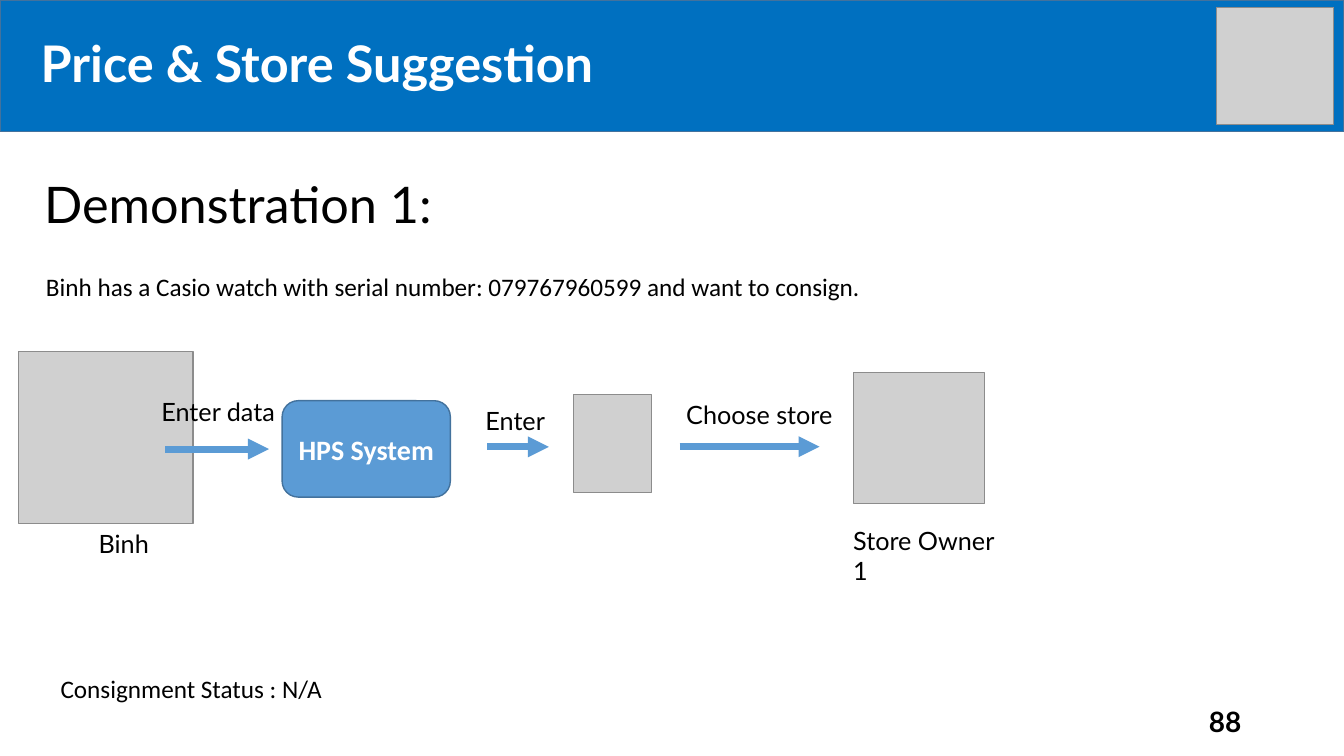
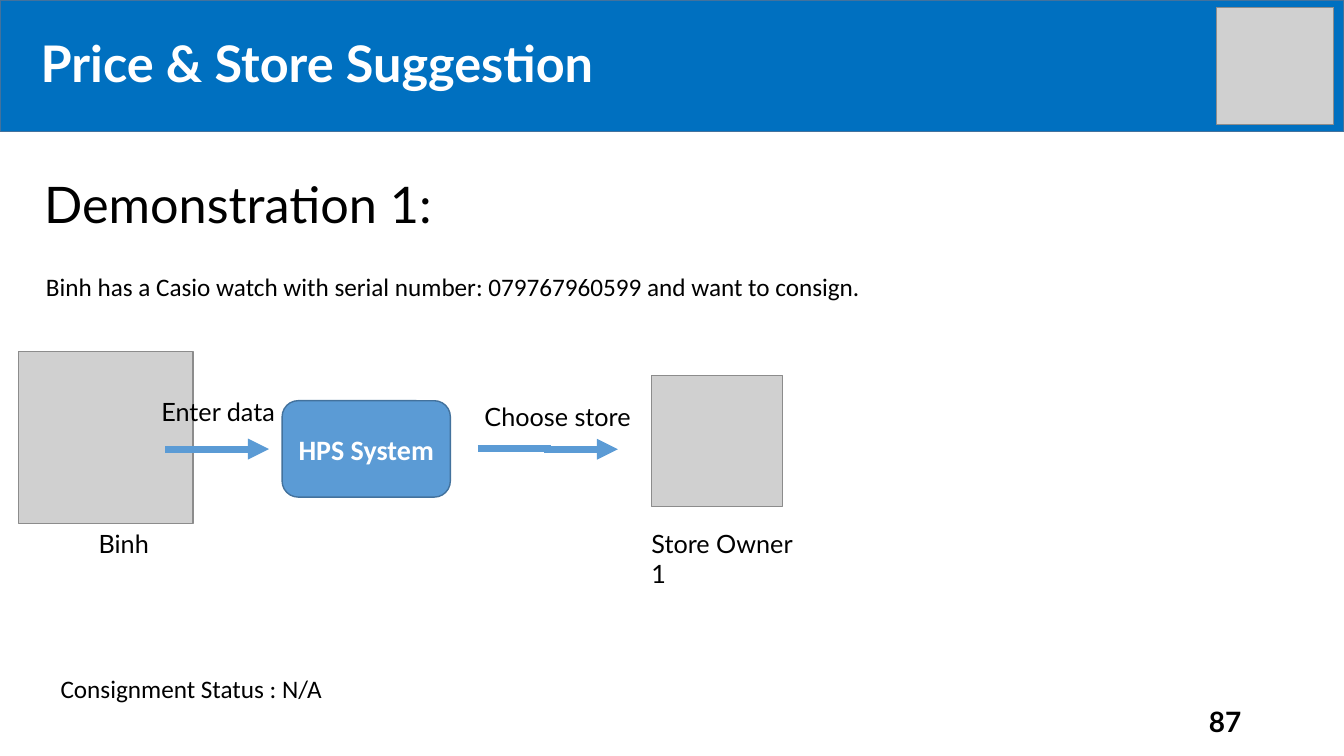
Before and after one commit to tiendan3108/CP, a slide deck: slide 87 of Source/Presentation/PreFinalPresentation.pptx (slide 88 before the commit). Drawn at 1344x756 pixels with LibreOffice and Linux fonts; fonts in the diff are those of the drawing; grey boxes stand for pictures. Boxes give left, top, right and bottom in pixels: in the first picture for what was removed or moved away, otherwise in the second. Text is boxed around its words. In the diff, an @@ line names an element or a change of style, - is before the commit and + after.

```diff
--- a/Source/Presentation/PreFinalPresentation.pptx
+++ b/Source/Presentation/PreFinalPresentation.pptx
@@ text removed at (x1=485, y1=412, x2=544, y2=431) @@
-Enter
@@ picture removed at (x1=574, y1=395, x2=651, y2=493) @@
@@ 1 picture, 1 text, 1 elbow arrow moved together from (x1=680, y1=373, x2=984, y2=504) to (x1=478, y1=375, x2=782, y2=506) @@
@@ elbow arrow removed from (488, 447) to (548, 447) @@
@@ text "Store Owner 1" moved from (x1=853, y1=531, x2=994, y2=580) to (x1=651, y1=534, x2=792, y2=583) @@
@@ page number at (x1=1209, y1=711, x2=1242, y2=733): text changed @@
-88
+87
```
Also in this commit, not shown: 18 other slides changed.
